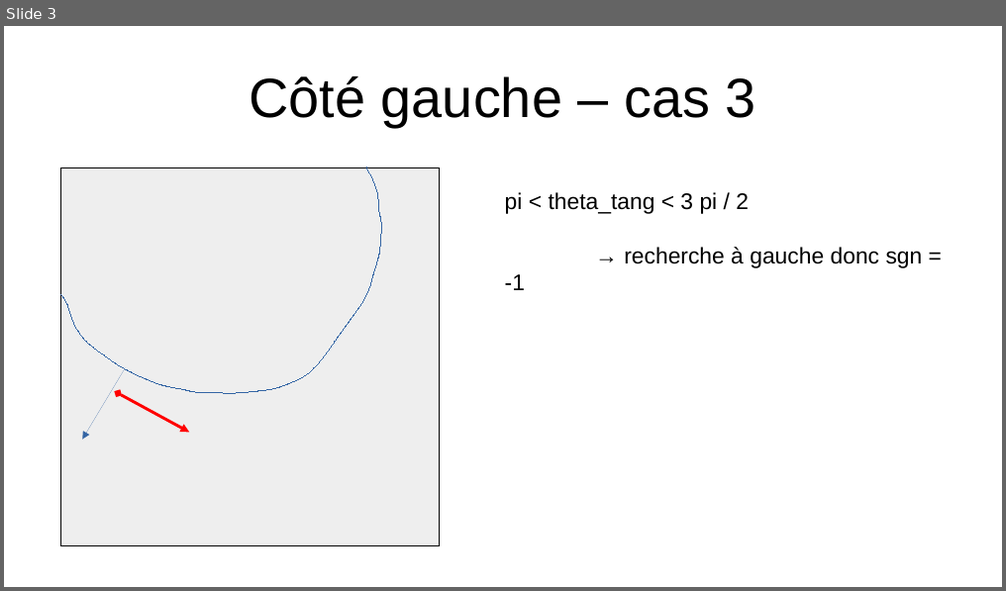
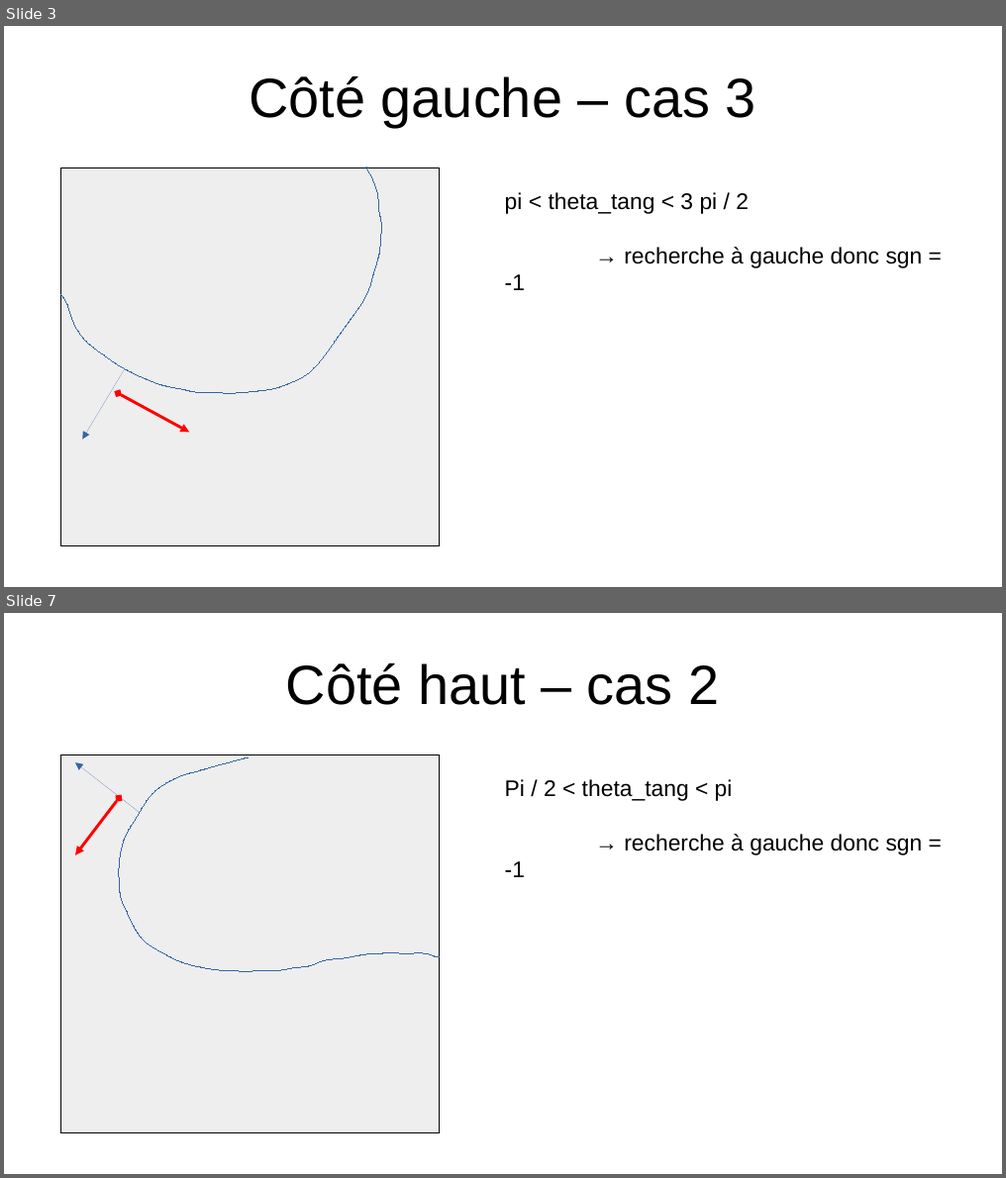
Before and after one commit to thomas-dubard/eval-maths-info, a slide deck: Les_seize_cas_de_recherche.odp. Shown one above the other, each under a label of ours: slide 3 before the commit, slides 3 and 7 after it; the slides between them are not shown. The pictures are 1006x591 and 1006x1178 pixels, drawn with LibreOffice and Linux fonts; fonts in the diff are those of the drawing. Boxes give left, top, right and bottom in pixels: in the first picture for what was removed or moved away, otherwise in the second. Text is boxed around its words. In the diff, an @@ line names an element or a change of style, - is before the commit and + after.

```diff
--- a/Les_seize_cas_de_recherche.odp
+++ b/Les_seize_cas_de_recherche.odp
@@ slide 7 added at [4, 613, 1002, 1174], background #FFFFFF @@
@@ title added at [286, 663, 719, 705], 44 pt, text #000000 @@
+Côté haut – cas 2
@@ rectangle added at [61, 756, 439, 1133], fill #EEEEEE, outline #000000 0 pt @@
@@ freeform shape added at [119, 758, 440, 971], outline #3465A4 0 pt @@
@@ arrow added from (140, 812) to (75, 762), #3465A4 0 pt @@
@@ text added at [505, 779, 923, 856], 18 pt, text #000000 @@
+Pi / 2 < theta_tang < pi
+→ recherche à gauche donc sgn = -1
@@ double arrow added from (75, 856) to (119, 799), #FF0000 2.3 pt @@
```
Also in this commit, not shown: 1 slide changed, 5 other slides added, 1 other file.
